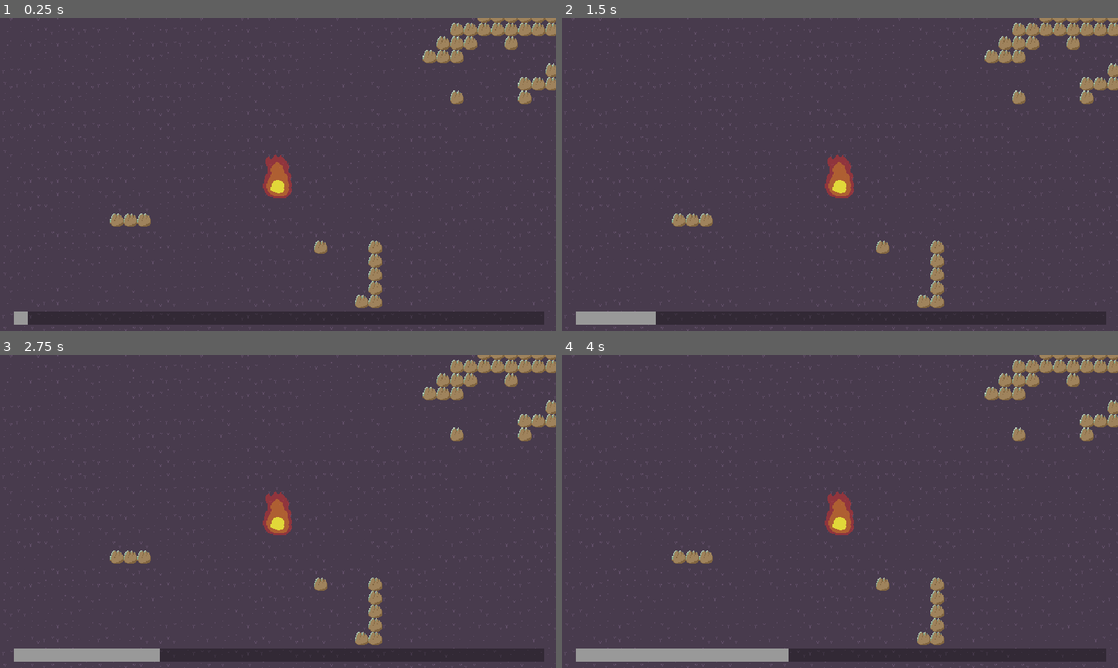
Above: before the commit, frames 1-4 (two rows, left to right).
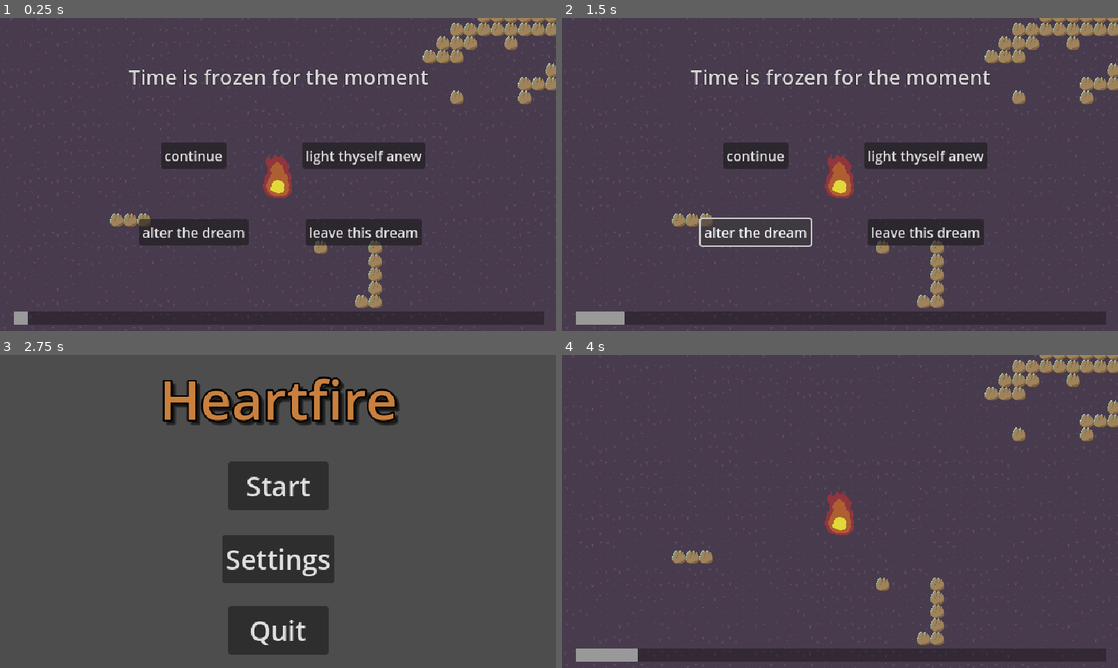
Above: after the commit, the same moments.

Repository: sushitoad/tower-defense-prototype
Game: Godot game, scene res://scenes/test_scene.tscn
Same seed, same stepped clock (60 frames per second), same inputs: the game is played once before the commit and once after it.
Inputs (mouse positions are in pixels of both pictures, inside the frame that each line leads up to):
- Up to frame 1 (0.25 s): no input
- Up to frame 2 (1.5 s): click (923, 155) at 0.5 s, where only the run after the commit has a clickable "light thyself anew"; click (756, 230) at 1.25 s, where only the run after the commit has a clickable "alter the dream"
- Up to frame 3 (2.75 s): click (361, 567) at 2 s, where only the run after the commit has a clickable "leave this dream"
- Up to frame 4 (4 s): click (840, 486) at 2.75 s, where only the run after the commit has a clickable "Start"; click (756, 492) at 3.5 s, where only the run after the commit has a clickable "continue"

The runs differ from the first frame. In frame 1, 7.2% of the frame differs, in the area x 23-77%, y 16-73%; in frame 2, 6.4%; in frame 3, 21%, in the area x 0-100%, y 0-100%; in frame 4, 1.1%.

Commit message:
started pause menu

Diff:
--- a/scenes/main_menu.tscn
+++ b/scenes/main_menu.tscn
@@ -4,7 +4,7 @@
 [ext_resource type="PackedScene" uid="uid://cp3bno7h7a6jm" path="res://scenes/test_scene.tscn" id="2_ekxnf"]
 
 [sub_resource type="LabelSettings" id="LabelSettings_ekxnf"]
-font_size = 96
+font_size = 64
 font_color = Color(0.787061, 0.502019, 0.243207, 1)
 outline_size = 8
 outline_color = Color(0, 0, 0, 1)
@@ -30,10 +30,10 @@
 anchor_top = 0.5
 anchor_right = 0.5
 anchor_bottom = 0.5
-offset_left = -105.0
-offset_top = -235.0
-offset_right = 105.0
-offset_bottom = -168.0
+offset_left = -140.0
+offset_top = -177.0
+offset_right = 140.0
+offset_bottom = -89.0
 grow_horizontal = 2
 grow_vertical = 2
 size_flags_vertical = 0
@@ -46,14 +46,14 @@
 anchor_top = 0.5
 anchor_right = 0.5
 anchor_bottom = 0.5
-offset_left = -114.0
-offset_top = -78.0
-offset_right = 114.0
-offset_bottom = 34.0
+offset_left = -59.0
+offset_top = -59.0
+offset_right = 59.0
+offset_bottom = -2.0
 grow_horizontal = 2
 grow_vertical = 2
 size_flags_vertical = 8
-theme_override_font_sizes/font_size = 48
+theme_override_font_sizes/font_size = 32
 text = "Start"
 
 [node name="Quit" type="Button" parent="CanvasLayer"]
@@ -62,14 +62,14 @@
 anchor_top = 0.5
 anchor_right = 0.5
 anchor_bottom = 0.5
-offset_left = -114.0
-offset_top = 228.0
-offset_right = 114.0
-offset_bottom = 340.0
+offset_left = -59.0
+offset_top = 110.5
+offset_right = 59.0
+offset_bottom = 167.5
 grow_horizontal = 2
 grow_vertical = 2
 size_flags_vertical = 8
-theme_override_font_sizes/font_size = 48
+theme_override_font_sizes/font_size = 32
 text = "Quit"
 
 [node name="Settings" type="Button" parent="CanvasLayer"]
@@ -78,14 +78,14 @@
 anchor_top = 0.5
 anchor_right = 0.5
 anchor_bottom = 0.5
-offset_left = -114.0
-offset_top = 77.0
-offset_right = 114.0
-offset_bottom = 189.0
+offset_left = -66.0
+offset_top = 26.5
+offset_right = 66.0
+offset_bottom = 83.5
 grow_horizontal = 2
 grow_vertical = 2
 size_flags_vertical = 8
-theme_override_font_sizes/font_size = 48
+theme_override_font_sizes/font_size = 32
 text = "Settings"
 
 [connection signal="pressed" from="CanvasLayer/Start" to="." method="StartNewGame"]
--- /dev/null
+++ b/scenes/pause_menu.tscn
@@ -0,0 +1,121 @@
+[gd_scene load_steps=5 format=3 uid="uid://be5pwlhm677p8"]
+
+[ext_resource type="Script" uid="uid://bsqr7aav537r" path="res://scripts/menu.gd" id="1_n87rw"]
+[ext_resource type="PackedScene" uid="uid://cp3bno7h7a6jm" path="res://scenes/test_scene.tscn" id="2_myx47"]
+
+[sub_resource type="StyleBoxEmpty" id="StyleBoxEmpty_myx47"]
+
+[sub_resource type="LabelSettings" id="LabelSettings_uahpa"]
+font_size = 24
+font_color = Color(1, 1, 1, 0.784314)
+outline_size = 2
+outline_color = Color(0, 0, 0, 0.784314)
+
+[node name="PauseMenu" type="Control"]
+layout_mode = 3
+anchors_preset = 15
+anchor_right = 1.0
+anchor_bottom = 1.0
+grow_horizontal = 2
+grow_vertical = 2
+script = ExtResource("1_n87rw")
+gameSceneToLoad = ExtResource("2_myx47")
+isPauseMenu = true
+
+[node name="CanvasLayer" type="CanvasLayer" parent="."]
+
+[node name="Panel" type="Panel" parent="CanvasLayer"]
+modulate = Color(0, 0, 0, 0.392157)
+show_behind_parent = true
+anchors_preset = 8
+anchor_left = 0.5
+anchor_top = 0.5
+anchor_right = 0.5
+anchor_bottom = 0.5
+offset_left = -932.0
+offset_top = -578.5
+offset_right = 932.0
+offset_bottom = 578.5
+grow_horizontal = 2
+grow_vertical = 2
+theme_override_styles/panel = SubResource("StyleBoxEmpty_myx47")
+
+[node name="Label" type="Label" parent="CanvasLayer"]
+anchors_preset = 8
+anchor_left = 0.5
+anchor_top = 0.5
+anchor_right = 0.5
+anchor_bottom = 0.5
+offset_left = -176.0
+offset_top = -132.0
+offset_right = 176.0
+offset_bottom = -98.0
+grow_horizontal = 2
+grow_vertical = 2
+text = "Time is frozen for the moment"
+label_settings = SubResource("LabelSettings_uahpa")
+
+[node name="continue" type="Button" parent="CanvasLayer"]
+anchors_preset = 8
+anchor_left = 0.5
+anchor_top = 0.5
+anchor_right = 0.5
+anchor_bottom = 0.5
+offset_left = -138.025
+offset_top = -38.0
+offset_right = -61.025
+offset_bottom = -7.0
+grow_horizontal = 2
+grow_vertical = 2
+theme_override_font_sizes/font_size = 16
+text = "continue"
+
+[node name="restart" type="Button" parent="CanvasLayer"]
+anchors_preset = 8
+anchor_left = 0.5
+anchor_top = 0.5
+anchor_right = 0.5
+anchor_bottom = 0.5
+offset_left = 28.0
+offset_top = -38.0
+offset_right = 173.0
+offset_bottom = -7.0
+grow_horizontal = 2
+grow_vertical = 2
+theme_override_font_sizes/font_size = 16
+text = "light thyself anew"
+
+[node name="settings" type="Button" parent="CanvasLayer"]
+anchors_preset = 8
+anchor_left = 0.5
+anchor_top = 0.5
+anchor_right = 0.5
+anchor_bottom = 0.5
+offset_left = -164.0
+offset_top = 52.0
+offset_right = -35.0
+offset_bottom = 83.0
+grow_horizontal = 2
+grow_vertical = 2
+theme_override_font_sizes/font_size = 16
+text = "alter the dream"
+
+[node name="to main menu" type="Button" parent="CanvasLayer"]
+anchors_preset = 8
+anchor_left = 0.5
+anchor_top = 0.5
+anchor_right = 0.5
+anchor_bottom = 0.5
+offset_left = 32.0
+offset_top = 52.0
+offset_right = 169.0
+offset_bottom = 83.0
+grow_horizontal = 2
+grow_vertical = 2
+theme_override_font_sizes/font_size = 16
+text = "leave this dream"
+
+[connection signal="pressed" from="CanvasLayer/continue" to="." method="ResumeGame"]
+[connection signal="pressed" from="CanvasLayer/restart" to="." method="StartNewGame"]
+[connection signal="pressed" from="CanvasLayer/settings" to="." method="OpenSettings"]
+[connection signal="pressed" from="CanvasLayer/to main menu" to="." method="LoadMainMenu"]
--- a/scenes/test_scene.tscn
+++ b/scenes/test_scene.tscn
@@ -7,6 +7,7 @@
 [ext_resource type="PackedScene" uid="uid://nwxp6m1042v5" path="res://scenes/the_heartfire.tscn" id="4_7ddre"]
 [ext_resource type="PackedScene" uid="uid://c3ly8m2djtyo2" path="res://scenes/enemy_spawner.tscn" id="5_6qxox"]
 [ext_resource type="PackedScene" uid="uid://dncxjlgaytiy" path="res://scenes/charge_tower.tscn" id="8_h3xc6"]
+[ext_resource type="PackedScene" uid="uid://be5pwlhm677p8" path="res://scenes/pause_menu.tscn" id="9_h3xc6"]
 [ext_resource type="PackedScene" uid="uid://bke6wmd6gbbnp" path="res://scenes/camera.tscn" id="10_s36qc"]
 
 [sub_resource type="TileSetAtlasSource" id="TileSetAtlasSource_s36qc"]
@@ -95,4 +96,6 @@
 
 [node name="Camera2D" parent="." instance=ExtResource("10_s36qc")]
 
+[node name="PauseMenu" parent="." instance=ExtResource("9_h3xc6")]
+
 [connection signal="on_destroyed" from="TheHeartfire" to="LevelManager" method="GameOver"]
--- /dev/null
+++ b/scenes/title_scene.tscn
@@ -0,0 +1,9 @@
+[gd_scene load_steps=2 format=3 uid="uid://bc23jwboh40ma"]
+
+[ext_resource type="PackedScene" uid="uid://bdls8t6l3rc52" path="res://scenes/main_menu.tscn" id="1_6jsh8"]
+
+[node name="Title Scene" type="Node2D"]
+
+[node name="MainMenu" parent="." instance=ExtResource("1_6jsh8")]
+
+[node name="Camera2D" type="Camera2D" parent="."]
--- a/scripts/menu.gd
+++ b/scripts/menu.gd
@@ -1,16 +1,39 @@
 extends Control
 
+signal isPaused
+signal isUnpaused
 @export var gameSceneToLoad: PackedScene
+@export var isPauseMenu: bool = false
+var mainMenuScene: String = "res://scenes/title_scene.tscn"
+
+#this is set up so that if the menu is used for a pause menu
+#the level manager needs to instantiate a pause menu scene each time the game is paused
+#and set the "isPaused" bool to true. The node will free itself upon resume
+func _ready() -> void:
+	if isPauseMenu:
+		isPaused.emit()
 
 func StartNewGame():
-	if gameSceneToLoad != null:
+	if gameSceneToLoad != null and !isPauseMenu:
 		get_tree().change_scene_to_packed(gameSceneToLoad)
+	#this functionality for pause menus is a little suspect
+	elif isPauseMenu:
+		get_tree().reload_current_scene()
 	else:
 		print("Pick a game scene and add it to the gameSceneToLoad var in the menu script!")
 
-#resume function
+func LoadMainMenu():
+	if mainMenuScene != null:
+		get_tree().change_scene_to_file(mainMenuScene)
+	else:
+		print("Unable to find main menu scene. Update the file path reference?")
 
-#options function
+func ResumeGame():
+	isUnpaused.emit()
+	call_deferred("queue_free")
+
+func OpenSettings():
+	print("I'm jusd a widdle seddings buddon")
 
 func ExitGame():
 	get_tree().quit()
Not shown: 1 places in scenes/build_ui.tscn that only renumber resources
Not shown: 1 places in scenes/test_scene.tscn that only renumber resources
